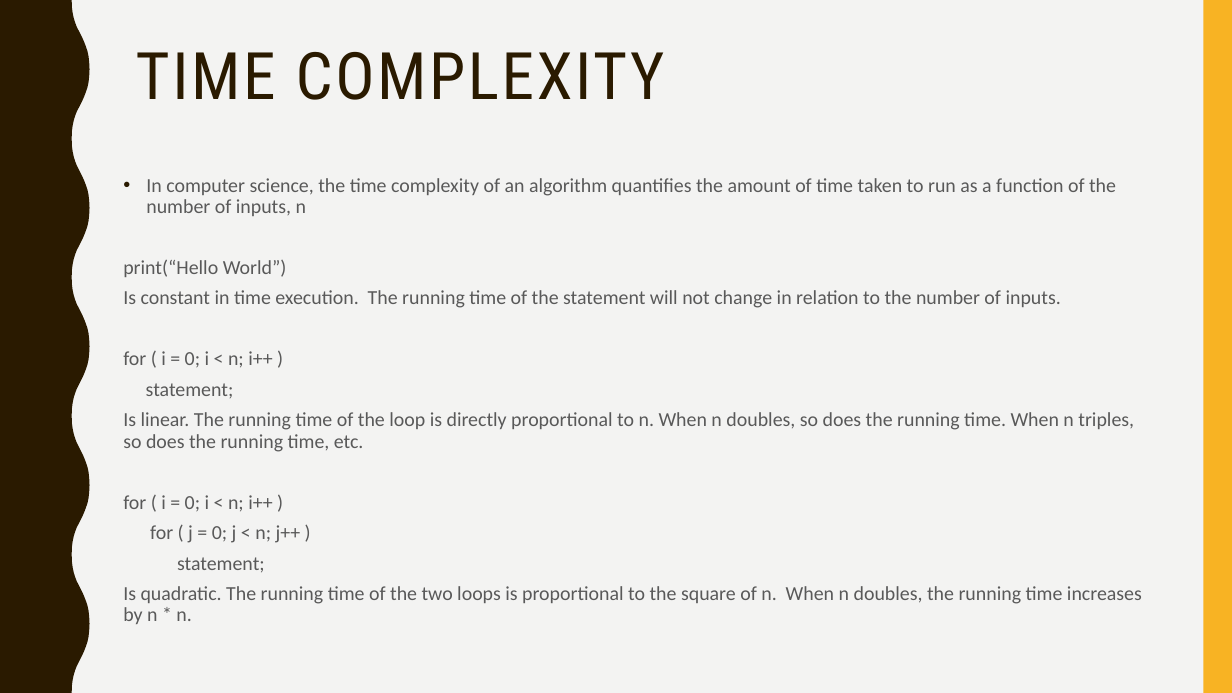
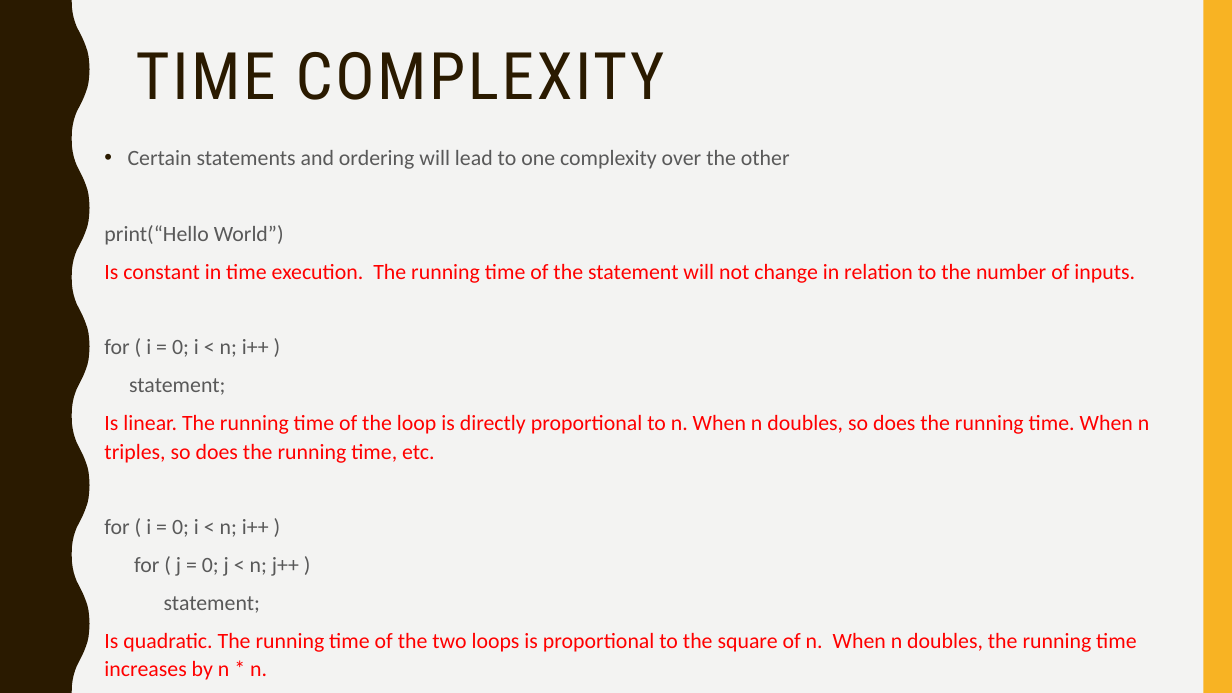
Before and after one commit to narock/scientific_computing_course, a slide deck: slide 27 of 05_Simulation_and_Complexity/05_Simulation_and_Complexity.pptx (slide 23 before the commit). Drawn at 1232x693 pixels with LibreOffice and Linux fonts; fonts in the diff are those of the drawing. Boxes give left, top, right and bottom in pixels: in the first picture for what was removed or moved away, otherwise in the second. Text is boxed around its words. In the diff, an @@ line names an element or a change of style, - is before the commit and + after.

Commit message:
Added 05_Simulation_and_Complexity ipynb

```diff
--- a/05_Simulation_and_Complexity/05_Simulation_and_Complexity.pptx
+++ b/05_Simulation_and_Complexity/05_Simulation_and_Complexity.pptx
@@ text "Certain statements and ordering will ...": place and size @@
-text "Certain statements and ordering will ..." at [123,178,1142,624]
+text "Certain statements and ordering will ..." at [104,150,1149,680]
@@ text at [128,150,790,169]: text changed; size 15.5 to 17 pt @@
-• In computer science, the time complexity of an algorithm quantifies the amount of time taken to run as a function of the number of inputs, n
+• Certain statements and ordering will lead to one complexity over the other
@@ text at [104,225,1149,680]: size 15.5 to 17 pt in "print(“Hello World”)", "Is constant in time execution. The running ...", "for ( i = 0; i < ...", "statement;" and 5 more places; text colour #595959 to #FF0000 in "Is constant in time execution. The running ...", "Is linear. The running time of the ...", "Is quadratic. The running time of the ..."; line spacing 0.9 to 1.1 @@
```
Also in this commit, not shown: 5 other slides changed, 4 slides added, 4 other files.
